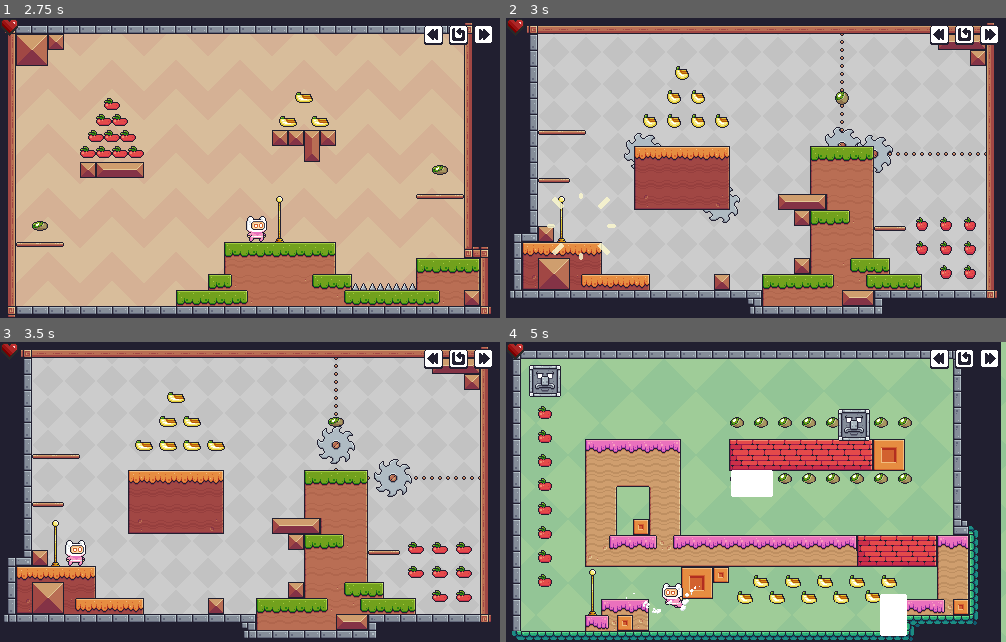
Above: before the commit, frames 1-4 (two rows, left to right).
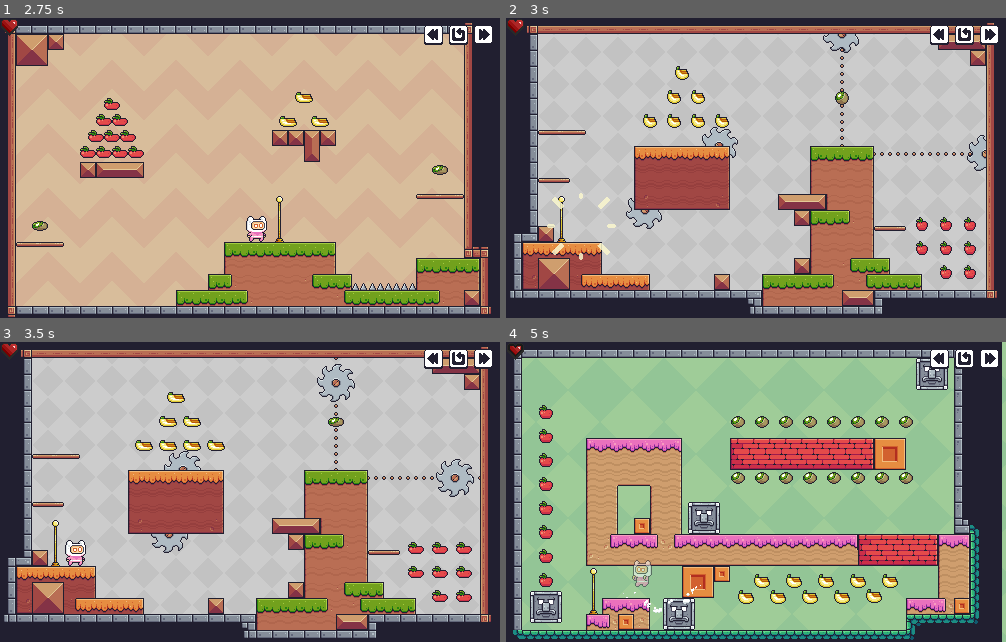
Above: after the commit, the same moments.

Repository: Javi-CD/godot4-platformer2D
Game: Godot game, scene res://src/scenes/game/game.tscn
Same seed, same stepped clock (60 frames per second), same inputs: the game is played once before the commit and once after it.
Inputs (mouse positions are in pixels of both pictures, inside the frame that each line leads up to):
- Up to frame 1 (2.75 s): click (460, 42) at 0.5 s; click (460, 42) at 1.25 s; click (460, 42) at 2 s
- Up to frame 2 (3 s): click (991, 42) at 2.75 s
- Up to frame 3 (3.5 s): no input
- Up to frame 4 (5 s): click (991, 366) at 3.5 s; hold D (right) from 4.28 s (still down); tap Space (jump) at 4.52 s

Frame 1 is identical in both runs. In frame 2, 1.6% of the frame differs, in the area x 23-96%, y 5-71%; in frame 3, 1.9%; in frame 4, 22%, in the area x 0-100%, y 0-100%.

Commit message:
feat(audio): play bump sound effect when RockHead impacts

Diff:
--- a/src/scenes/autoload/sound_manager.gd
+++ b/src/scenes/autoload/sound_manager.gd
@@ -8,6 +8,7 @@
 	"jump": preload("res://assets/Sounds/Jump.wav"),
 	"hurt": preload("res://assets/Sounds/Hurt.wav"),
 	"trampoline": preload("res://assets/Sounds/Trampoline.wav"),
+	"bump": preload("res://assets/Sounds/Bump.wav"),
 }
 
 @onready var sfx_player: AudioStreamPlayer = $SFXPlayer
--- a/src/scenes/traps/rock_head/rock_head.gd
+++ b/src/scenes/traps/rock_head/rock_head.gd
@@ -208,6 +208,8 @@
 	if enable_screen_shake:
 		MainCamera.shake(shake_intensity, shake_duration)
 
+	SoundManager.play_sfx("bump", 0.05)
+
 
 func _update_blink_timer(delta: float) -> void:
 	if not use_blink:
Not shown, added: assets/Sounds/Bump.wav.import
Not shown, added: assets/Sounds/Bump.wav
